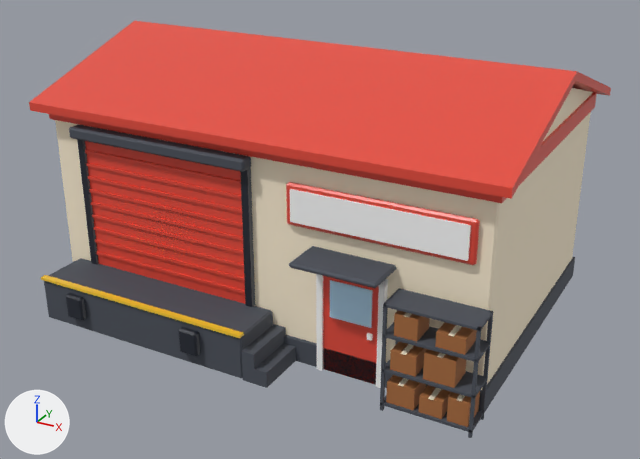
The Blender file art/blender/shop-exterior.blend as it was, and as the next commit left it.
Camera for both pictures: a camera (50 mm lens) standing at (9.01, -16.01, 9.78) and looking at (0.28, -0.13, 1.84). Lighting does not change. The marker at lower left points along +X, +Y and +Z. The first picture is the older version.

The scene before the commit, as lines of its bpy script (objects in view):
```python
me_shop = bpy.data.meshes.new('shop')
me_shop.from_pydata(...)  # 532 vertices, 465 faces; spans x -5.3..5.3, y -3.86..4.35, z 0.0..5.8
# faces by material slot: [73, 144, 106, 6, 64, 24, 6, 42]
me_shop.materials.append(mat_pal_cream)  # beige #fff1d6
me_shop.materials.append(mat_pal_asphalt)  # greyish blue #4a4f59
me_shop.materials.append(mat_pal_brick_red)  # red #e74c3c
me_shop.materials.append(mat_pal_sun_yellow)  # yellow #f4c430
me_shop.materials.append(mat_pal_night)  # dark blue #1f2430
me_shop.materials.append(mat_pal_white)  # white #ffffff
me_shop.materials.append(mat_pal_glass)  # blue #bfe6ff
me_shop.materials.append(mat_pal_wood)  # brown #a86b3c
me_sign_board = bpy.data.meshes.new('sign_board')
me_sign_board.from_pydata(...)  # a box spanning x 1.02..4.58, y -2.66..-2.58, z 3.12..3.78
me_sign_board.materials.append(mat_pal_white)  # white #ffffff
ob_shop = bpy.data.objects.new('shop', me_shop)
ob_shop.location = (0.0, 0.0, 0.0)
ob_sign_board = bpy.data.objects.new('sign_board', me_sign_board)
ob_sign_board.location = (0.0, 0.0, 0.0)
```
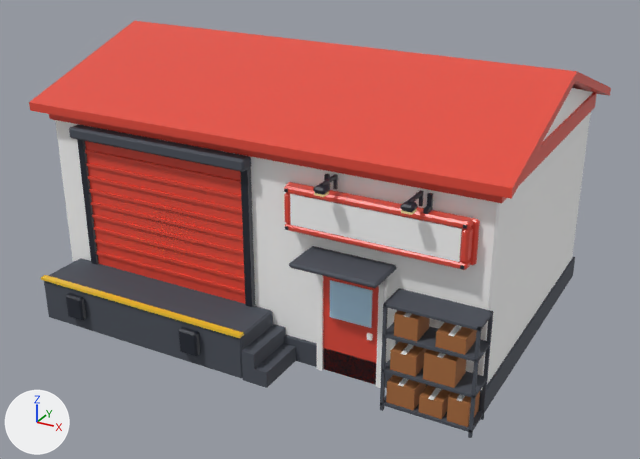
Where the change shows, as pixel boxes [x1, y1, x2, y2] in the pictures (640 x 459 px):
```json
{"object": "sign_board", "change": "moved, rescaled", "before": [290, 189, 471, 261], "after": [290, 194, 462, 262]}
{"object": "sign_frame", "change": "added", "after": [284, 174, 474, 270], "faces in mat_pal_brick_red (red #e74c3c)": [284, 183, 474, 270], "faces in mat_pal_night (dark blue #1f2430)": [284, 174, 467, 269]}
{"part": 1, "of": "me_shop", "change": "recoloured", "before": [55, 88, 593, 401], "after": [55, 88, 593, 401]}
```

The change, as JSON lines over the scene's bpy script:
```json
{"op": "add", "block": "mat_pal_glow", "code": ["mat_pal_glow = principled_material('pal_glow')", "mat_pal_glow.base_color = (1.0, 0.815, 0.392)  # beige #ffe9a8"]}
{"block": "me_shop", "where": "me_shop.from_pydata(...)  # 532 vertices, 465 faces; spans x -5.3..5.3, y -3.86..4.35, z 0.0..5.8"}
{"block": "me_shop", "where": "# used by ob_shop; location = (0.0, 0.0, 0.0)"}
{"block": "me_shop", "change": "me_shop part 1: 73 faces spanning x -5.0..5.0, y -3.25..4.0, z 0.0..5.5 switch from mat_pal_cream (beige #fff1d6) to mat_pal_white (white #ffffff)"}
{"block": "me_sign_board", "where": "# used by ob_sign_board; location = (0.0, 0.0, 0.0)"}
{"op": "remove", "block": "me_sign_board", "code": "me_sign_board.from_pydata(...)  # 8 vertices, 6 faces; spans x 1.02..4.58, y -2.66..-2.58, z 3.12..3.78"}
{"op": "add", "block": "me_sign_board", "code": "me_sign_board.from_pydata(...)  # 8 vertices, 6 faces; spans x 1.12..4.48, y -2.81..-2.77, z 3.14..3.76"}
{"block": "me_sign_board", "change": "me_sign_board part 2: the whole mesh is scaled about its middle by (0.944, 0.5, 0.939), then moved by (0.0, -0.17, 0.0)"}
{"op": "add", "block": "me_sign_frame", "code": ["me_sign_frame = bpy.data.meshes.new('sign_frame')", "me_sign_frame.from_pydata(...)  # 240 vertices, 246 faces; spans x 0.98..4.62, y -3.25..-2.58, z 3.0..4.22", "# faces by material slot: [110, 124, 12]", "me_sign_frame.materials.append(mat_pal_brick_red)  # red #e74c3c", "me_sign_frame.materials.append(mat_pal_night)  # dark blue #1f2430", "me_sign_frame.materials.append(mat_pal_glow)  # beige #ffe9a8"]}
{"op": "add", "block": "ob_sign_frame", "code": ["ob_sign_frame = bpy.data.objects.new('sign_frame', me_sign_frame)", "ob_sign_frame.location = (0.0, 0.0, 0.0)"]}
```
